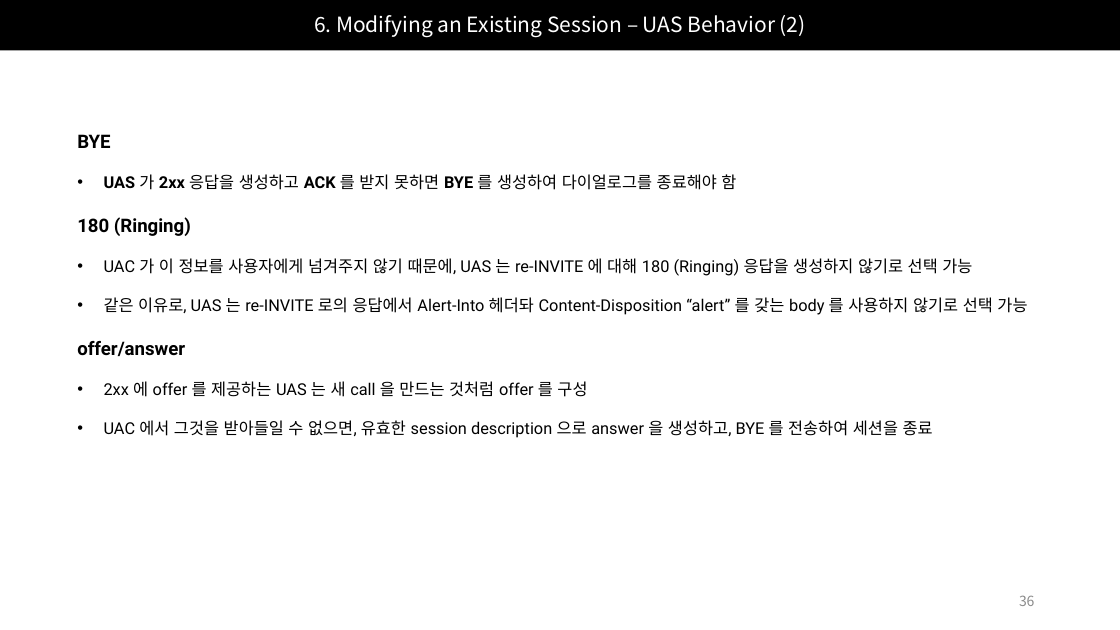
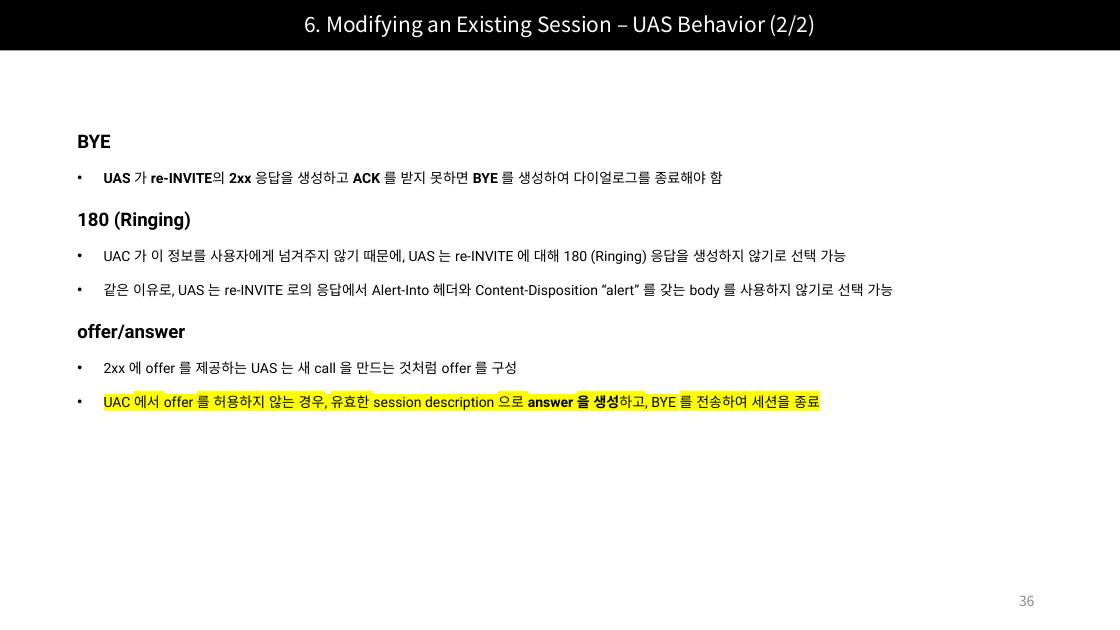
Before and after one commit to Epsilonely/SIP-Survey, a slide deck: slide 36 of 세미나 2차.pptx. Drawn at 1120x630 pixels with LibreOffice and Linux fonts; fonts in the diff are those of the drawing. Boxes give left, top, right and bottom in pixels: in the first picture for what was removed or moved away, otherwise in the second. Text is boxed around its words. In the diff, an @@ line names an element or a change of style, - is before the commit and + after.

```diff
--- a/세미나 2차.pptx
+++ b/세미나 2차.pptx
@@ title at (x1=304, y1=15, x2=816, y2=37): text changed @@
-6. Modifying an Existing Session – UAS Behavior (2)
+6. Modifying an Existing Session – UAS Behavior (2/2)
@@ text at (x1=104, y1=171, x2=723, y2=184): text changed; size 14 to 12 pt @@
-• UAS 가 2xx 응답을 생성하고 ACK 를 받지 못하면 BYE 를 생성하여 다이얼로그를 종료해야 함
+• UAS 가 re-INVITE의 2xx 응답을 생성하고 ACK 를 받지 못하면 BYE 를 생성하여 다이얼로그를 종료해야 함
@@ text at (x1=104, y1=249, x2=847, y2=374): size 14 to 12 pt in "UAC 가 이 정보를 사용자에게 넘겨주지 않기 ...", "2xx 에 offer 를 제공하는 UAS 는 ..." @@
@@ text at (x1=104, y1=283, x2=894, y2=298): text changed; size 14 to 12 pt @@
-• 같은 이유로, UAS 는 re-INVITE 로의 응답에서 Alert-Into 헤더돠 Content-Disposition “alert” 를 갖는 body 를 사용하지 않기로 선택 가능
+• 같은 이유로, UAS 는 re-INVITE 로의 응답에서 Alert-Into 헤더와 Content-Disposition “alert” 를 갖는 body 를 사용하지 않기로 선택 가능
@@ text at (x1=104, y1=393, x2=820, y2=411): text changed; size 14 to 12 pt @@
-• UAC 에서 그것을 받아들일 수 없으면, 유효한 session description 으로 answer 을 생성하고, BYE 를 전송하여 세션을 종료
+• UAC 에서 offer 를 허용하지 않는 경우, 유효한 session description 으로 answer 을 생성하고, BYE 를 전송하여 세션을 종료
```
Also in this commit, not shown: 24 other slides changed.
